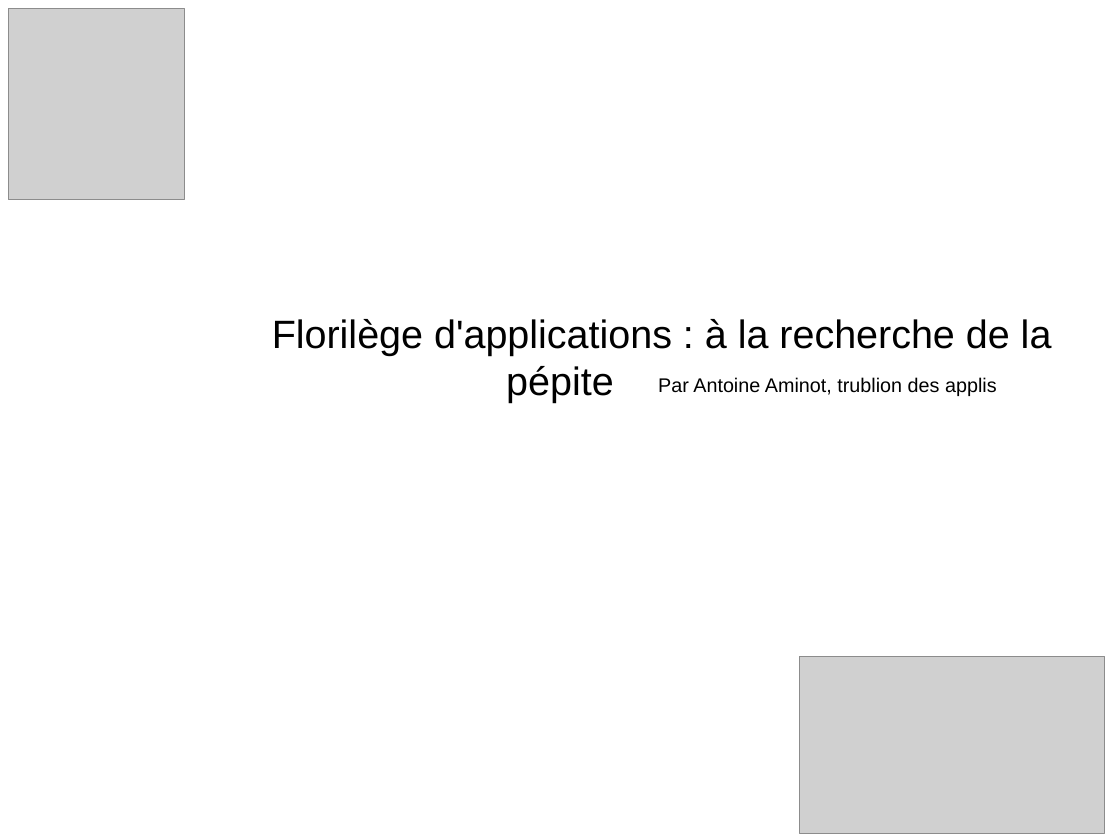
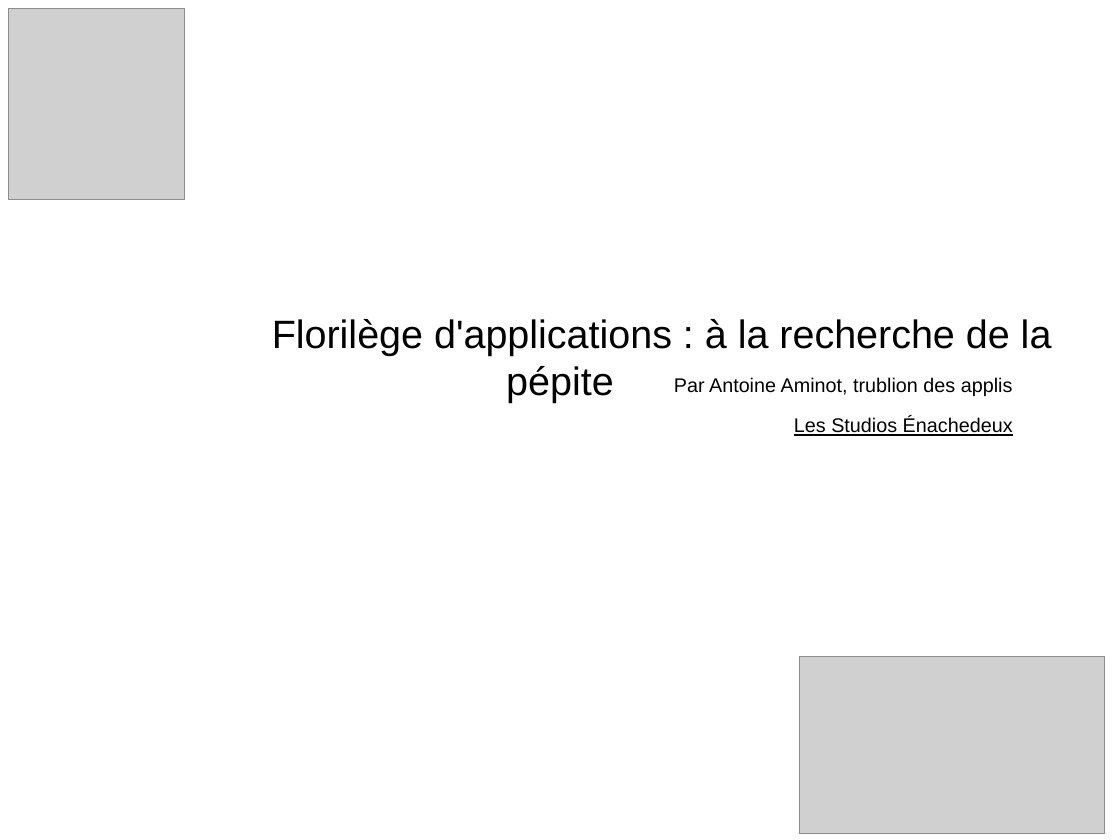
Before and after one commit to AntoineNH2/IsThisMyLanguage, a slide deck: slide 19 of langevinium/Langevinium_2016_05_11.odp. Drawn at 1120x840 pixels with LibreOffice and Linux fonts; fonts in the diff are those of the drawing; grey boxes stand for pictures. Boxes give left, top, right and bottom in pixels: in the first picture for what was removed or moved away, otherwise in the second. Text is boxed around its words. In the diff, an @@ line names an element or a change of style, - is before the commit and + after.

```diff
--- a/langevinium/Langevinium_2016_05_11.odp
+++ b/langevinium/Langevinium_2016_05_11.odp
@@ text "Par Antoine Aminot, trublion des ...": place and size @@
-text "Par Antoine Aminot, trublion des ..." at bbox=[658, 377, 997, 396]
+text "Par Antoine Aminot, trublion des ..." at bbox=[674, 377, 1013, 396]
@@ text added at bbox=[794, 417, 1013, 436], 14 pt, text #000000, underline @@
+Les Studios Énachedeux
```
Also in this commit, not shown: 3 other slides changed, 7 slides added, 6 other files.
